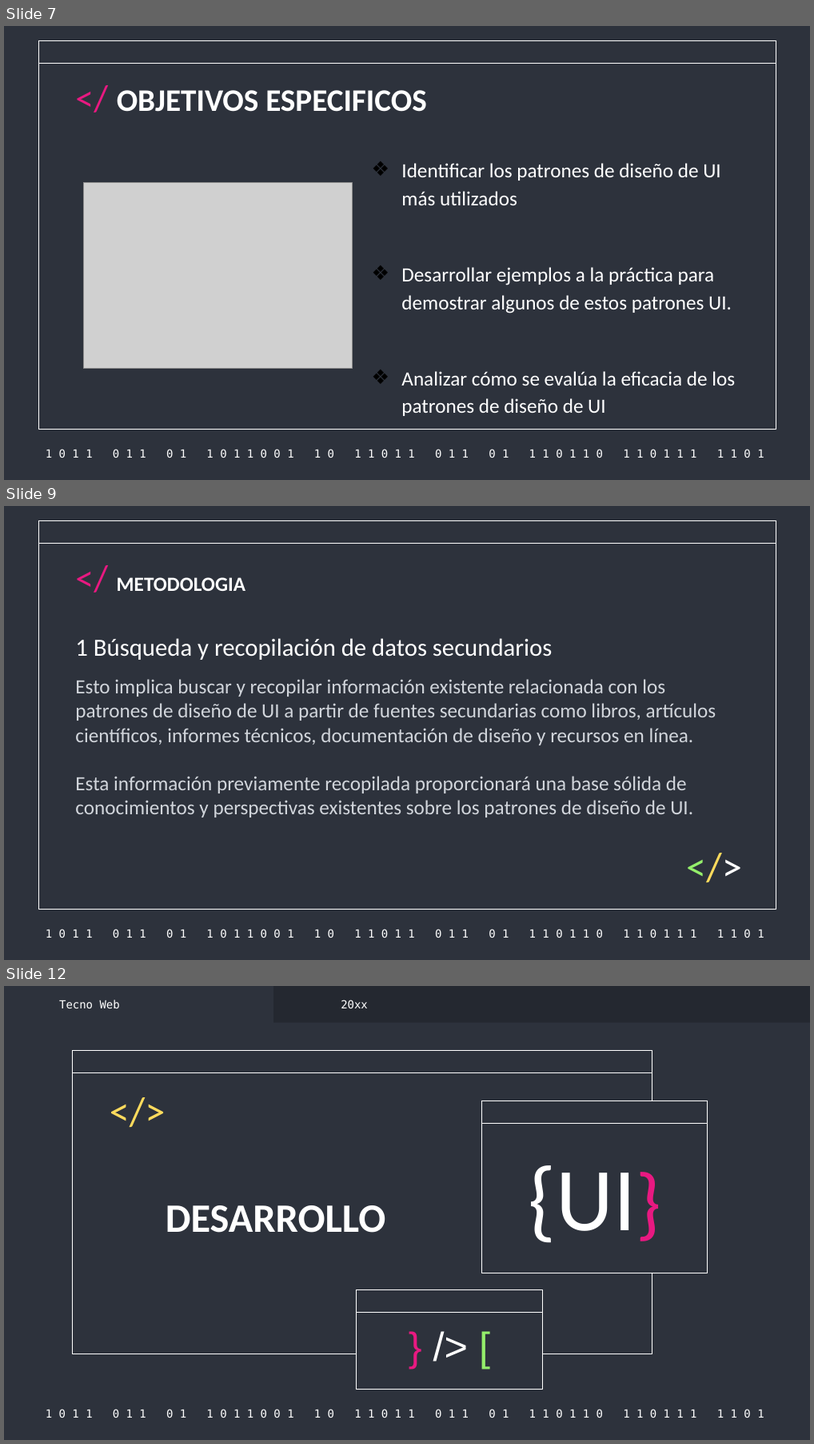
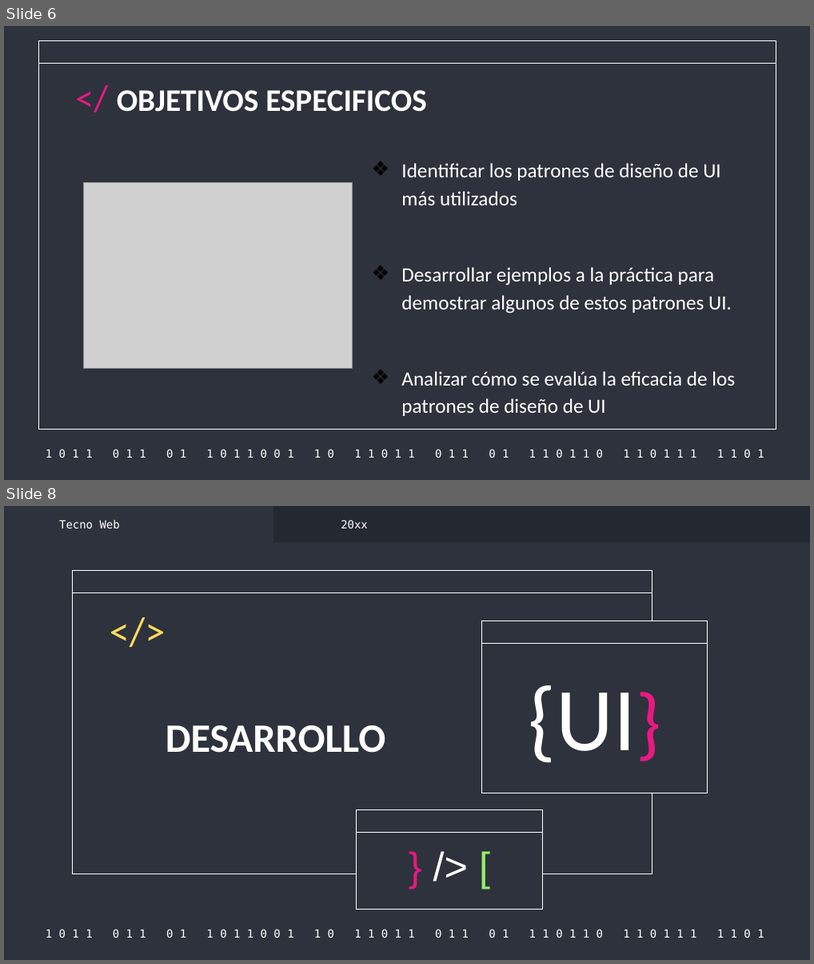
Before and after one commit to PANDITHAjr/WEB-TRANSPORTE-2022-2, a slide deck: DOCUMENTACION/tecnoweb.pptx. Shown one above the other, each under a label of ours: slides 7, 9 and 12 before the commit, slides 6 and 8 after it; the slides between them are not shown. The pictures are 814x1444 and 814x964 pixels, drawn with LibreOffice and Linux fonts; fonts in the diff are those of the drawing; grey boxes stand for pictures. Boxes give left, top, right and bottom in pixels: in the first picture for what was removed or moved away, otherwise in the second. Text is boxed around its words. In the diff, an @@ line names an element or a change of style, - is before the commit and + after.

```diff
--- a/DOCUMENTACION/tecnoweb.pptx
+++ b/DOCUMENTACION/tecnoweb.pptx
@@ slide 9 removed at bbox=[4, 506, 810, 960], background #2D323C; not listed: 3 template elements that a slide beside it also shows @@
@@ title removed at bbox=[117, 577, 246, 591] @@
-</ METODOLOGIA
@@ title removed at bbox=[75, 638, 552, 660] @@
-1 Búsqueda y recopilación de datos secundarios
@@ subtitle removed at bbox=[75, 679, 717, 817] @@
-Esto implica buscar y recopilar información existente relacionada con los patrones de diseño de UI a partir de fuentes secundarias como libros, artículos científicos, informes técnicos, documentación de diseño y recursos en línea.
-Esta información previamente recopilada proporcionará una base sólida de conocimientos y perspectivas existentes sobre los patrones de diseño de UI.
@@ text removed at bbox=[658, 845, 771, 891] @@
-</>
@@ what was slide 7 is now slide 6 @@
@@ what was slide 12 is now slide 8 @@
```
Also in this commit, not shown: 3 slides changed, 3 other slides removed.
